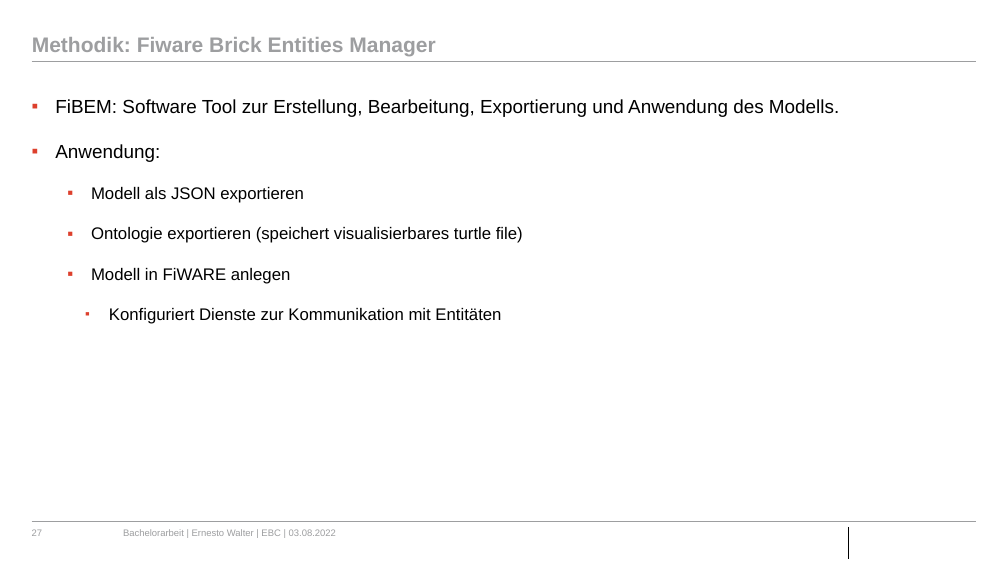
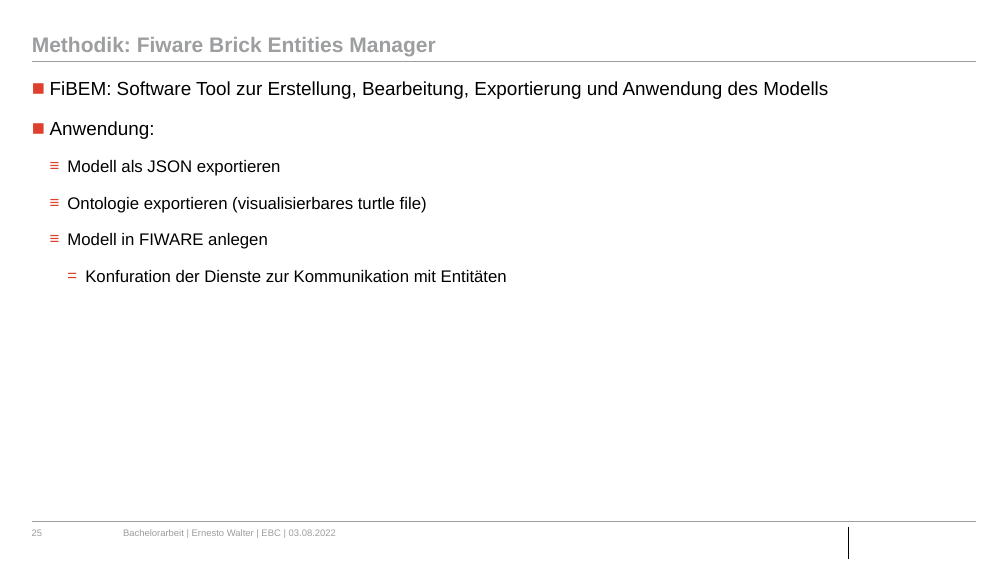
Before and after one commit to ErnestoVivas/FiBEM, a slide deck: slide 25 of docs/BA_Bergfest_Ernesto.pptx (slide 27 before the commit). Drawn at 1008x567 pixels with LibreOffice and Linux fonts; fonts in the diff are those of the drawing; background and template pictures are left out. Boxes give left, top, right and bottom in pixels: in the first picture for what was removed or moved away, otherwise in the second. Text is boxed around its words. In the diff, an @@ line names an element or a change of style, - is before the commit and + after.

```diff
--- a/docs/BA_Bergfest_Ernesto.pptx
+++ b/docs/BA_Bergfest_Ernesto.pptx
@@ text "FiBEM: Software Tool zur Erstellung, ...": place and size @@
-text "FiBEM: Software Tool zur Erstellung, ..." at (55,99,839,324)
+text "FiBEM: Software Tool zur Erstellung, ..." at (50,81,828,282)
@@ text at (50,81,828,99): text changed @@
-▪ FiBEM: Software Tool zur Erstellung, Bearbeitung, Exportierung und Anwendung des Modells.
+■ FiBEM: Software Tool zur Erstellung, Bearbeitung, Exportierung und Anwendung des Modells
@@ text at (50,121,281,176): bullet ▪ to ■; line spacing 2 to 1.5; more space between paragraphs; bullet ▪ to ≡ @@
@@ text at (67,197,507,282): text changed @@
-  ▪ Ontologie exportieren (speichert visualisierbares turtle file)
-  ▪ Modell in FiWARE anlegen
-    ▪ Konfiguriert Dienste zur Kommunikation mit Entitäten
+  ≡ Ontologie exportieren (visualisierbares turtle file)
+  ≡ Modell in FIWARE anlegen
+    = Konfuration der Dienste zur Kommunikation mit Entitäten
@@ page number at (32,529,43,536): text changed @@
-27
+25
```
Also in this commit, not shown: 20 other slides changed, 3 slides added, 4 slides removed.
